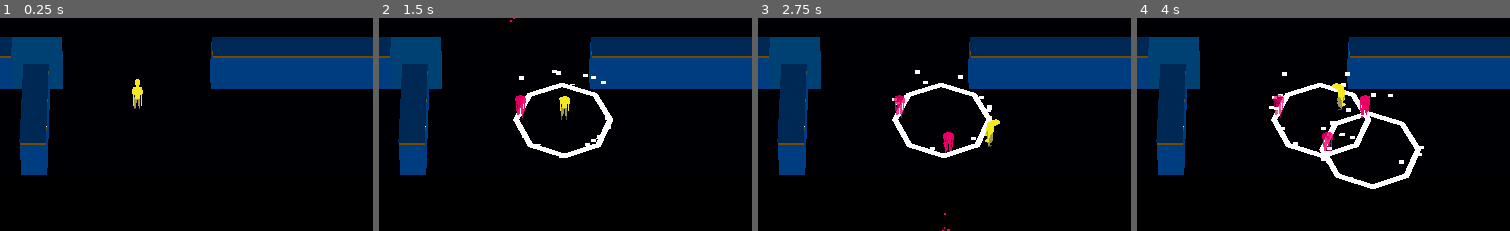
Above: before the commit, frames 1-4 (left to right).
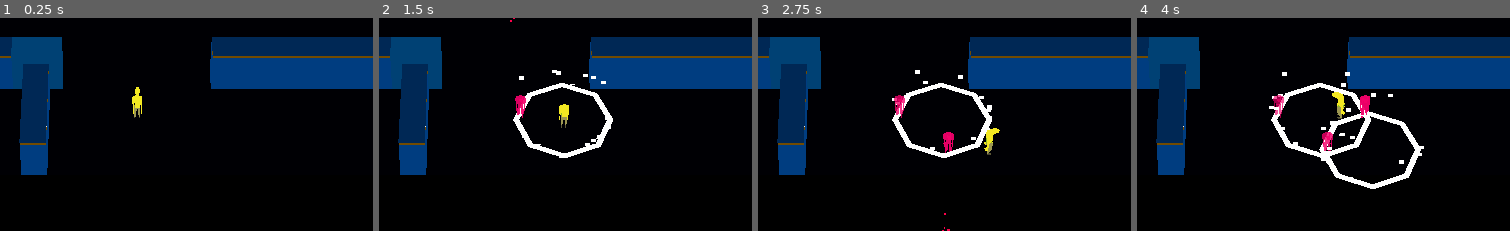
Above: after the commit, the same moments.

Repository: ralabate/30ddl
Game: Godot game, scene res://main.tscn
The game is run twice, just before and just after one commit, with the same random seed, the same clock (stepped at 60 frames per second) and the same inputs.
Inputs:
- Up to frame 1 (0.25 s): no input
- Up to frame 2 (1.5 s): tap Enter (ui_accept) at 0.5, 0.77 s; hold Right (ui_right) 0.53-1.28 s; tap S (player_decoy) at 0.6 s; hold Down (ui_down) from 1.28 s (still down); tap A (player_mine) at 1.35 s
- Up to frame 3 (2.75 s): tap Enter (ui_accept) at 1.52 s; release Down (ui_down) at 2.03 s; hold Right (ui_right) from 2.03 s (still down); tap S (player_decoy) at 2.1 s
- Up to frame 4 (4 s): release Right (ui_right) at 2.78 s; hold Up (ui_up) 2.78-3.53 s; tap A (player_mine) at 2.85 s; tap Enter (ui_accept) at 3.02, 3.77 s; hold Left (ui_left) from 3.53 s (still down); tap S (player_decoy) at 3.6 s
The pictures show only the part of the screen within x 31-81%, y 50-100%; the shares and areas given below are measured in that part.

The runs differ from the first frame. In frame 1, 0.3% of the frame differs, in the area x 35-39%, y 28-47%; in frame 2, 0.3%; in frame 3, 0.3%, in the area x 60-65%, y 47-65%; in frame 4, 0.3%.

Commit message:
moving the player mesh down

Diff:
--- a/gauntlet/player/player.tscn
+++ b/gauntlet/player/player.tscn
@@ -15,4 +15,4 @@
 
 [node name="AnimatedMesh" parent="." instance=ExtResource("2_rkbax")]
 unique_name_in_owner = true
-transform = Transform3D(-1, 0, -8.74228e-08, 0, 1, 0, 8.74228e-08, 0, -1, 0, -0.5, 0)
+transform = Transform3D(-1, 0, -8.74228e-08, 0, 1, 0, 8.74228e-08, 0, -1, 0, -1, 0)
